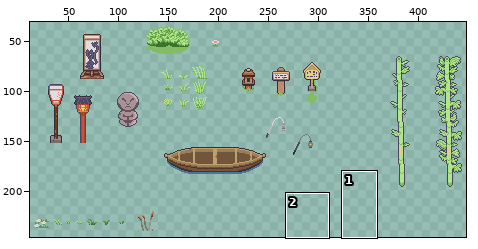
Two states of a sprite sheet, RPG/Assets/Sprites/Hero Village/Environment.png. Above, an overview of the earlier version with the close-up marked.
Close-up. First the earlier version:
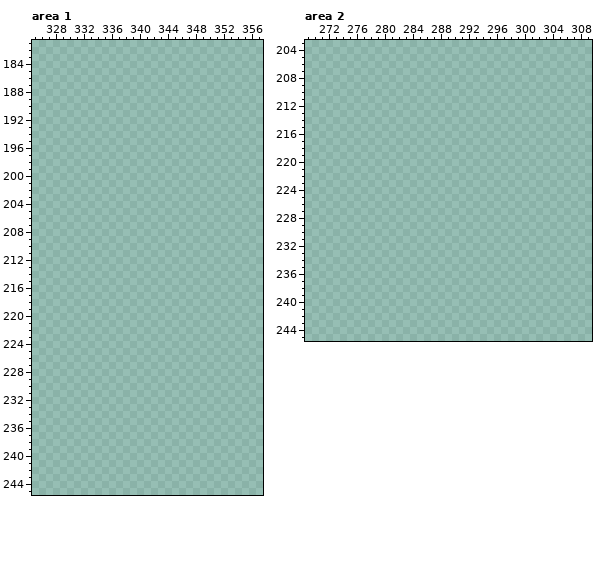
The file is 512x256 pixels. Shown: area 1: x 325..357, y 181..245; area 2: x 269..309, y 203..245. The wide view leaves out empty margins.
The same view after the edit:
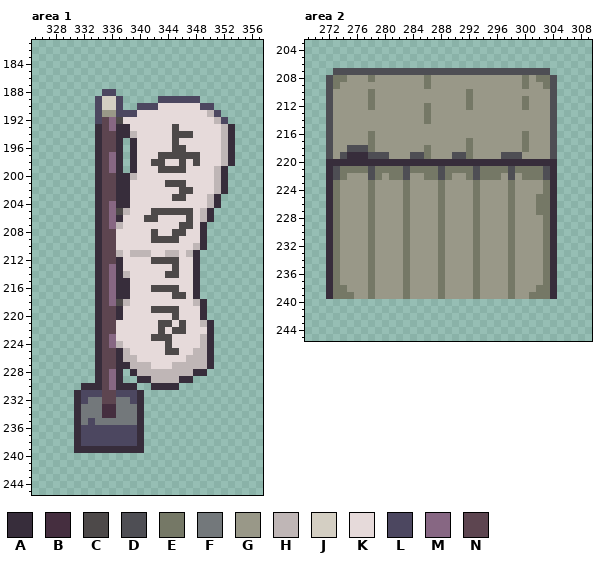
Palette (. is transparent): A #372d3b  B #452e3f  C #4d4949  D #4e4e54  E #757866  F #73787b  G #999888  H #bfb6b6  J #d4cfc3  K #e6dada  L #4c4760  M #876783  N #5d4550
Log entry: add tavern environment object
Change:
Changed rows in their new state; - is an unchanged pixel.
Area 1:
first column x 331:
188 ----LL-----------------
189 ---LJJL-----LLLLLL-----
190 ---LJJL--LLLKKKKKKLL---
191 ---LGGLLLKKKKKKKKKKHL--
192 ---LNMCKKKKKKKKKKKKKHL-
193 ---ANMAAKKKKKKCKKKKKKHA
194 ---ANNAAHKKKKKCCCKKKKHA
195 ---ANNA-AKKKKKCKKKKKKHA
196 ---ANNA-AKKKKKCCKKKKKHA
197 ---ANMA-AKKKCCCCCCKKKHA
198 ---ANMA-AKKCCKKCKCKKKHA
199 ---ANMA-AKKKCCCCKKKKHA-
200 ---ANNAAHKKKKKKKKKKKHA-
201 ---ANNAAKKKKKCCCKKKKHA-
202 ---ANNAAKKKKKKKCCKKKHA-
203 ---ANNAAKKKKKKCCKKKHA--
204 ---ANMAAKKKKKKKKKKKHA--
205 ---ANMCHKKKCCCCCCKHA---
206 ---ANMAKKKCCKKKKCKHA---
207 ---ANMHKKKKKKKKCCKA----
208 ---ANNKKKKKCKKCCKKA----
209 ---ANNKKKKKCCCCKKKA----
210 ---ANNKKKKKKKKKKKHA----
211 ---ANNHKHHHKKHHKHA-----
212 ---ANNAKKKKCCCCKKA-----
213 ---ANMAKKKKKKKCKKA-----
214 ---ANMAHKKKKKCCKKA-----
215 ---ANMAAKKKKKKKKKA-----
216 ---ANMAAKKKCCCCKKA-----
217 ---ANMAAKKKKKKCCKA-----
218 ---ANMCHKKKKKKKKKHA----
219 ---ANNAKKKKCCCCKKKA----
220 ---ANNAKKKKKKKCKKKA----
221 ---ANNKKKKKKCCKCKKHA---
222 ---ANNKKKKKKCKCCKKKA---
223 ---ANMKKKKKCCCKKKKHA---
224 ---ANMHKKKKKKCKKKKHA---
225 ---ANNAHKKKKKCCKKHHA---
226 ---ANNAHHKKKKKKKHHHA---
227 ---ANNAAHHHKKKHHHHHA---
228 ---ANMA-AHHHHHHHHAA----
229 ---ANMA--AAHHHHAA------
230 -AAANMAAA--AAAA--------
231 ALLLNNLLLA-------------
232 ALFFNNFFLA-------------
233 AFFFBBFFFA-------------
234 AFFFBBFFFA-------------
235 AFLFFFFFFA-------------
236 ALLLLLLLLA-------------
237 ALLLLLLLLA-------------
238 ALLLLLLLLA-------------
239 AAAAAAAAAA-------------
Area 2:
first column x 272:
207 -DDDDDDDDDDDDDDDDDDDDDDDDDDDDDDD-
208 DEEGGGEGGGGGGGEGGGGGGGGGGGGGEGEED
209 DEGGGGGGGGGGGGEGGGGGGGGGGGGGEGGED
210 DGGGGGEGGGGGGGGGGGGGEGGGGGGGGGGGD
211 DGGGGGEGGGGGGGGGGGGGEGGGGGGGEGGGD
212 DGGGGGEGGGGGGGEGGGGGEGGGGGGGEGGGD
213 DGGGGGGGGGGGGGEGGGGGGGGGGGGGGGGGD
214 DGGGGGGGGGGGGGEGGGGGGGGGGGGGGGGGD
215 DGGGGGGGGGGGGGGGGGGGGGGGGGGGGGGGD
216 DGGGGGEGGGGGGGGGGGGGGGGGGGGGEGGGD
217 DGGGGGEGGGGGGGGGGGGGEGGGGGGGEGGGD
218 DGGDDDEGGGGGGGEGGGGGEGGGGGGGEGGGD
219 DGDAAADDDGGGDDEGGGDDEGGGGDDDGGGGD
220 AAAAAAAAAAAAAAAAAAAAAAAAAAAAAAAAA
221 ADEEEEDEEEEDEEEEDEEEEDEEEEDEEEEDA
222 ADEGGGDEGEEDGGEEDEGGEDEEEGDGEEEDA
223 AEGGGGEGGGGEGGGGEGGGGEGGGGEGGGGEA
224 AEGGGGEGGGGEGGGGEGGGGEGGGGEGGGGEA
225 AEGGGGEGGGGEGGGGEGGGGEGGGGEGGGEEA
226 AEGGGGEGGGGEGGGGEGGGGEGGGGEGGGEEA
227 AEGGGGEGGGGEGGGGEGGGGEGGGGEGGGEEA
228 AEGGGGEGGGGEGGGGEGGGGEGGGGEGGGGEA
229 AEGGGGEGGGGEGGGGEGGGGEGGGGEGGGGEA
230 AEGGGGEGGGGEGGGGEGGGGEGGGGEGGGGEA
231 AEGGGGEGGGGEGGGGEGGGGEGGGGEGGGGEA
232 AEGGGGEGGGGEGGGGEGGGGEGGGGEGGGGEA
233 AEGGGGEGGGGEGGGGEGGGGEGGGGEGGGGEA
234 AEGGGGEGGGGEGGGGEGGGGEGGGGEGGGGEA
235 AEGGGGEGGGGEGGGGEGGGGEGGGGEGGGGEA
236 AEGGGGEGGGGEGGGGEGGGGEGGGGEGGGGEA
237 AEGGGGEGGGGEGGGGEGGGGEGGGGEGGGGEA
238 AEEGGGEGGGGEGGGGEGGGGEGGGGEGGGEEA
239 AEEEGGEGGGGEGGGGEGGGGEGGGGEGGEEEA
